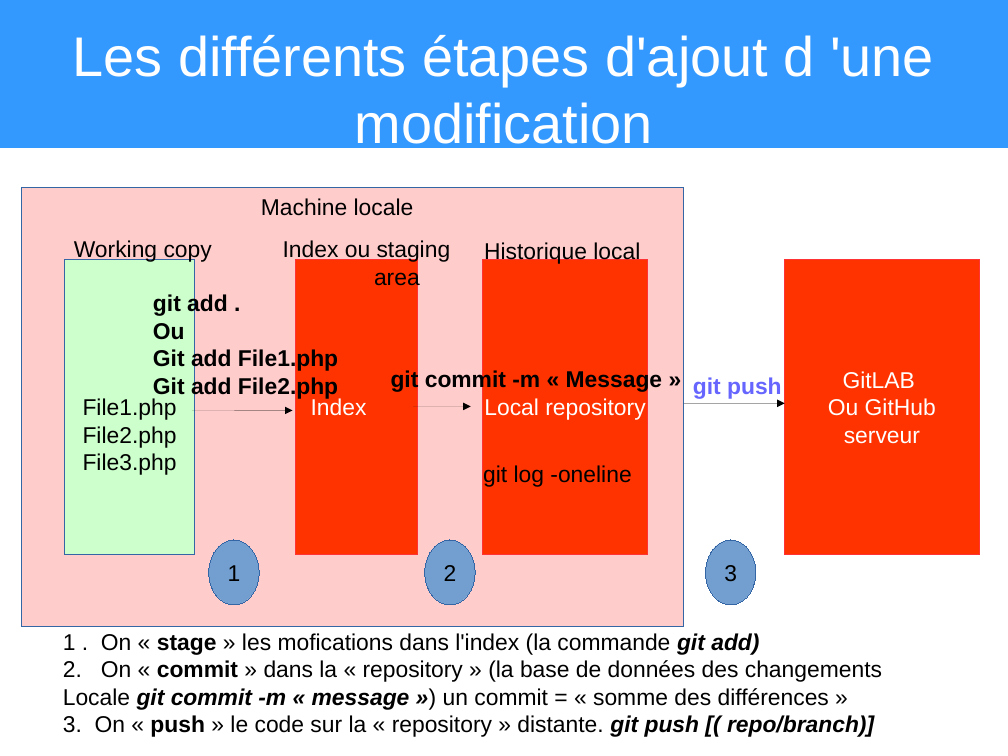
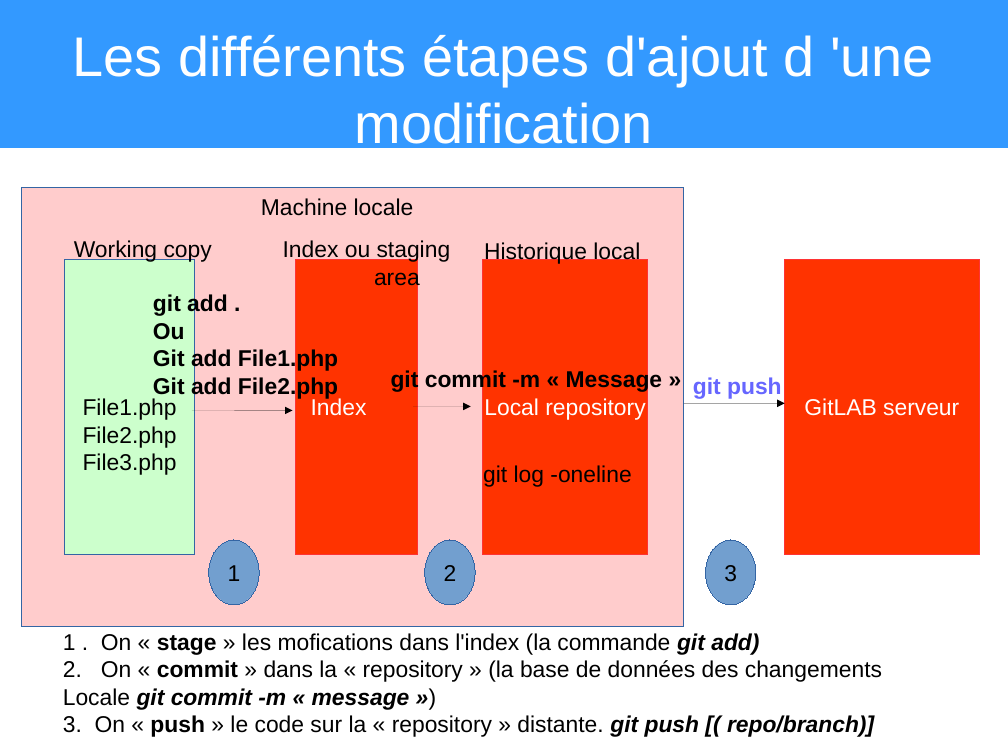
Before and after one commit to heylve/current, a slide deck: slide 10 of Presentations/git_explained.odp. Drawn at 1008x756 pixels with LibreOffice and Linux fonts; fonts in the diff are those of the drawing. Boxes give left, top, right and bottom in pixels: in the first picture for what was removed or moved away, otherwise in the second. Text is boxed around its words. In the diff, an @@ line names an element or a change of style, - is before the commit and + after.

```diff
--- a/Presentations/git_explained.odp
+++ b/Presentations/git_explained.odp
@@ text in rectangle at (804, 398, 959, 416): text changed @@
-GitLAB
-Ou GitHub
-serveur
+GitLAB serveur
@@ text at (63, 688, 410, 710): text changed; bold on; italic on @@
-Locale git commit -m « message ») un commit = « somme des différences »
+Locale git commit -m « message »)
```
Also in this commit, not shown: 3 other slides changed, 16 other files.
